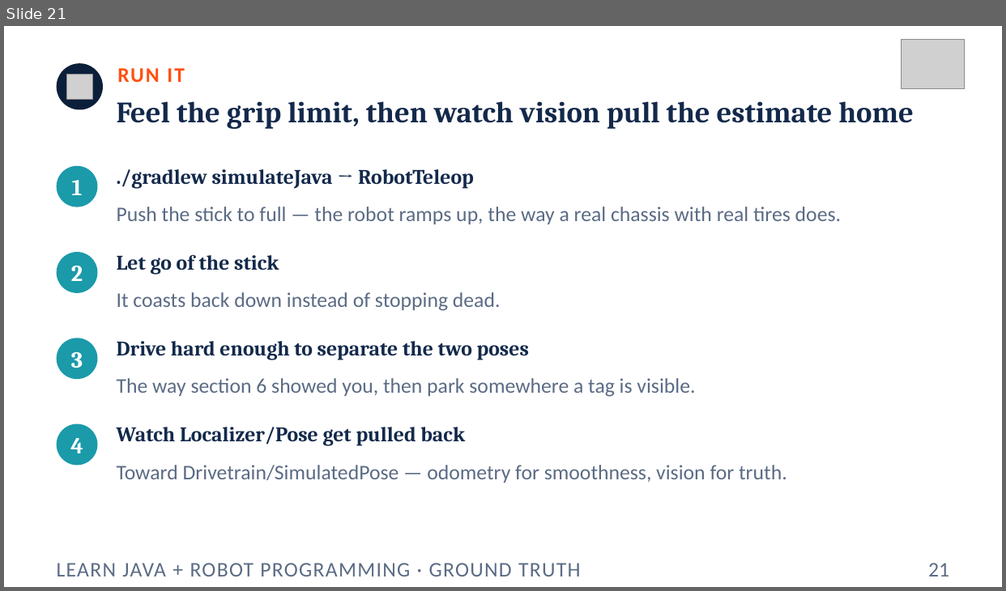
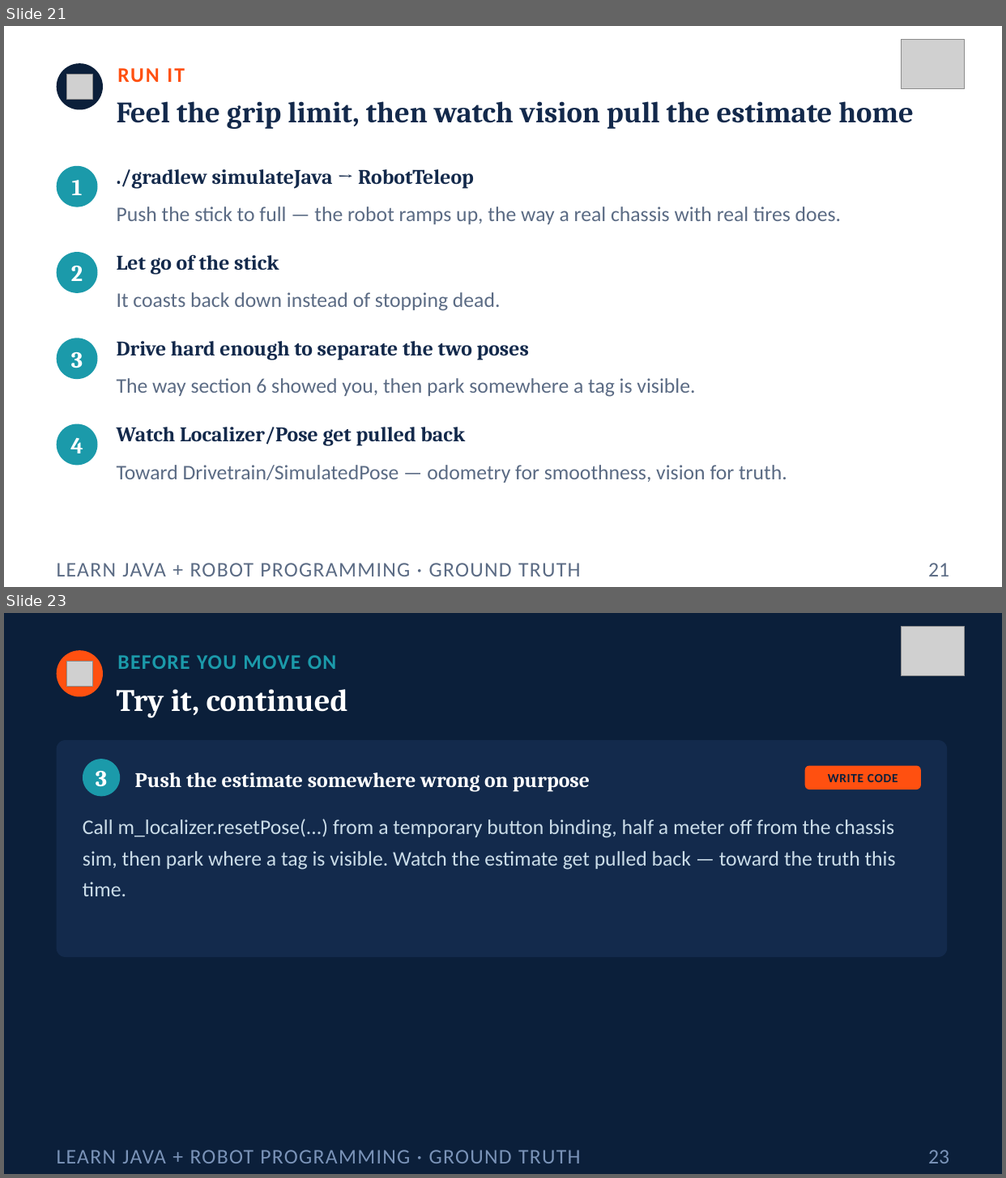
Before and after one commit to FRC5010/BasicRobotLessons, a slide deck: docs/presentations/v3/16-ground-truth.pptx. Shown one above the other, each under a label of ours: slide 21 before the commit, slides 21 and 23 after it; the slides between them are not shown. The pictures are 1006x591 and 1006x1178 pixels, drawn with LibreOffice and Linux fonts; fonts in the diff are those of the drawing; grey boxes stand for pictures. Boxes give left, top, right and bottom in pixels: in the first picture for what was removed or moved away, otherwise in the second. Text is boxed around its words. In the diff, an @@ line names an element or a change of style, - is before the commit and + after.

```diff
--- a/docs/presentations/v3/16-ground-truth.pptx
+++ b/docs/presentations/v3/16-ground-truth.pptx
@@ slide 23 added at (x1=4, y1=613, x2=1002, y2=1174), background #0B1F3A @@
@@ picture added at (x1=901, y1=627, x2=965, y2=676) @@
@@ ellipse added at (x1=57, y1=650, x2=103, y2=697), fill #FF5010 @@
@@ picture added at (x1=67, y1=661, x2=92, y2=687) @@
@@ text added at (x1=117, y1=655, x2=337, y2=669), 20 pt, text #1B9AAA, bold @@
+BEFORE YOU MOVE ON
@@ text added at (x1=117, y1=689, x2=348, y2=718), 30 pt, text #FFFFFF, bold @@
+Try it, continued
@@ rounded rectangle added at (x1=57, y1=740, x2=948, y2=957), fill #132A4C @@
@@ ellipse added at (x1=83, y1=759, x2=120, y2=796), fill #1B9AAA @@
@@ text added at (x1=96, y1=771, x2=107, y2=787), 22 pt, text #FFFFFF, bold @@
+3
@@ text added at (x1=135, y1=773, x2=590, y2=791), 20 pt, text #FFFFFF, bold @@
+Push the estimate somewhere wrong on purpose
@@ rounded rectangle added at (x1=805, y1=766, x2=921, y2=790), fill #FF5010 @@
@@ text added at (x1=828, y1=774, x2=898, y2=782), 12 pt, text #0B1F3A, bold @@
+WRITE CODE
@@ text added at (x1=83, y1=819, x2=896, y2=897), 20 pt, text #CADCE8 @@
+Call m_localizer.resetPose(...) from a temporary button binding, half a meter off from the chassis sim, then park where a tag is visible. Watch the estimate get pulled back — toward the truth this time.
@@ text added at (x1=57, y1=1150, x2=581, y2=1164), 20 pt, text #7A93B8 @@
+LEARN JAVA + ROBOT PROGRAMMING · GROUND TRUTH
@@ text added at (x1=928, y1=1150, x2=949, y2=1164), 20 pt, text #7A93B8 @@
+23
```
Also in this commit, not shown: 8 slides changed, 6 other files.
